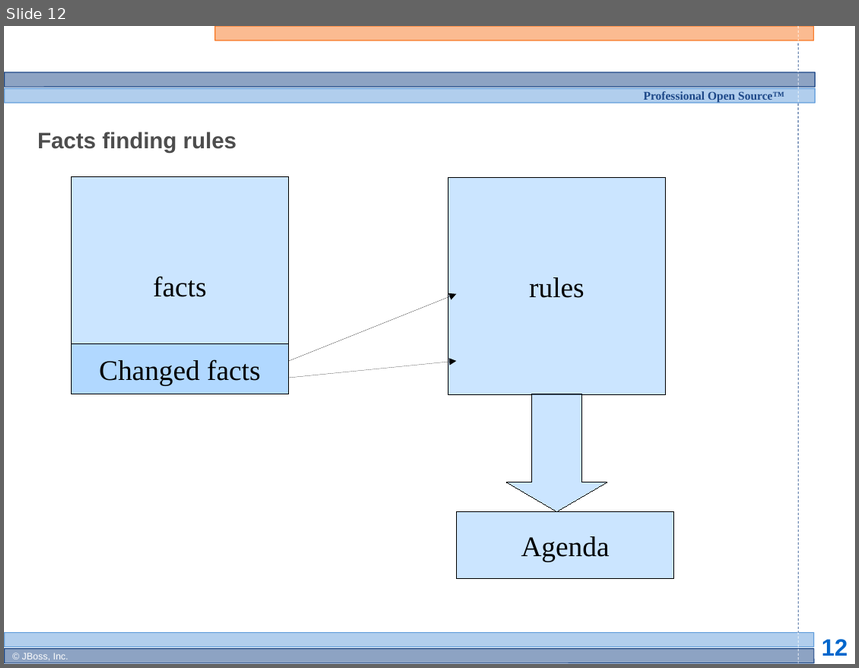
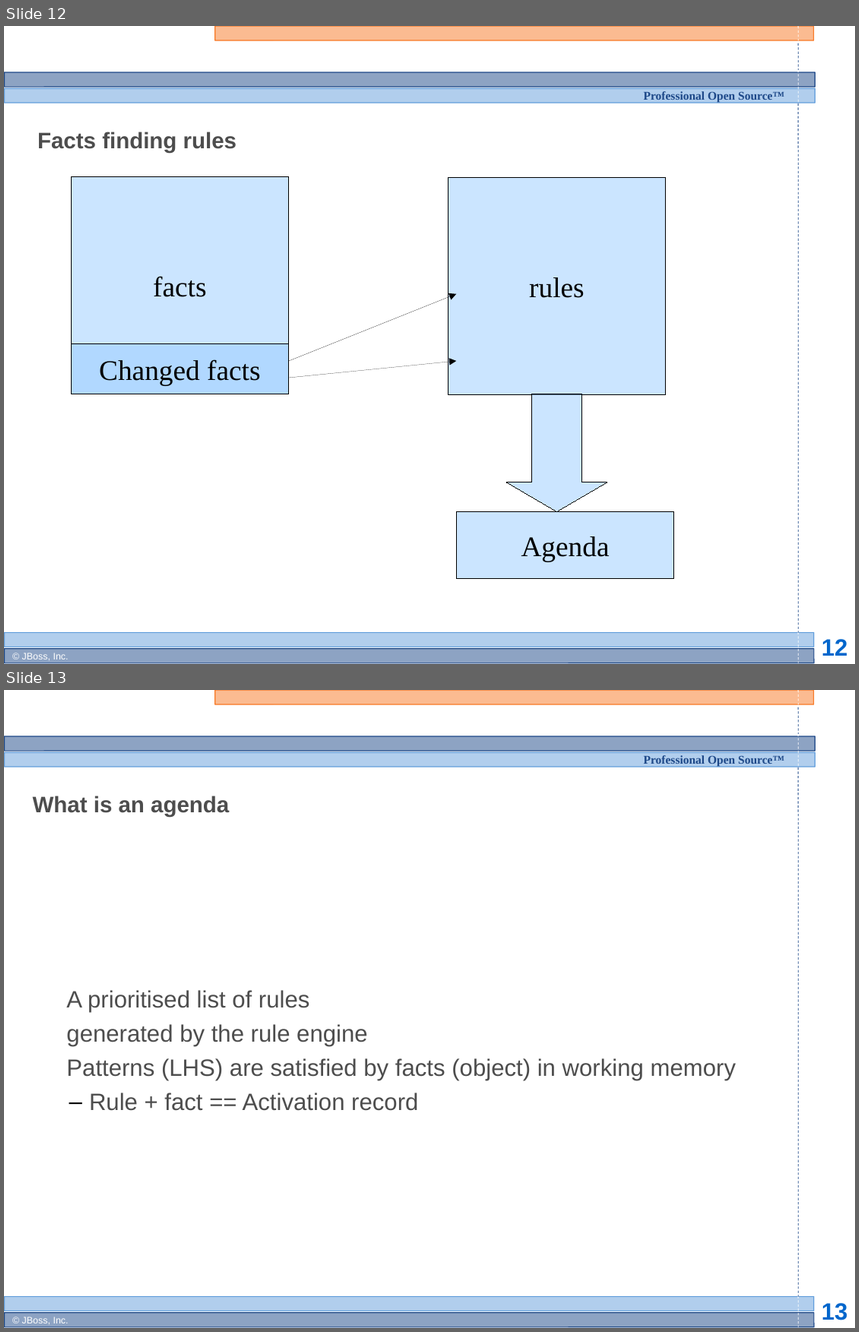
Before and after one commit to bobmcwhirter/drools, a slide deck: documentation/training/developers-course/Module 3 - Rule Engine Concepts 1.odp. Shown one above the other, each under a label of ours: slide 12 before the commit, slides 12 and 13 after it. The pictures are 859x668 and 859x1332 pixels, drawn with LibreOffice and Linux fonts; fonts in the diff are those of the drawing; background and template pictures are left out. Boxes give left, top, right and bottom in pixels: in the first picture for what was removed or moved away, otherwise in the second. Text is boxed around its words. In the diff, an @@ line names an element or a change of style, - is before the commit and + after.

```diff
--- a/documentation/training/developers-course/Module 3 - Rule Engine Concepts 1.odp
+++ b/documentation/training/developers-course/Module 3 - Rule Engine Concepts 1.odp
@@ slide 13 added at bbox=[4, 690, 855, 1328], background #FFFFFF; not listed: 13 template elements that a slide beside it also shows @@
@@ title added at bbox=[33, 796, 229, 817], 19 pt, text #4D4D4D, bold @@
+What is an agenda
@@ subtitle added at bbox=[66, 990, 736, 1111], 20 pt, text #4D4D4D @@
+  A prioritised list of rules
+  generated by the rule engine
+  Patterns (LHS) are satisfied by facts (object) in working memory
+  – Rule + fact == Activation record
```
Also in this commit, not shown: 7 other slides added.
